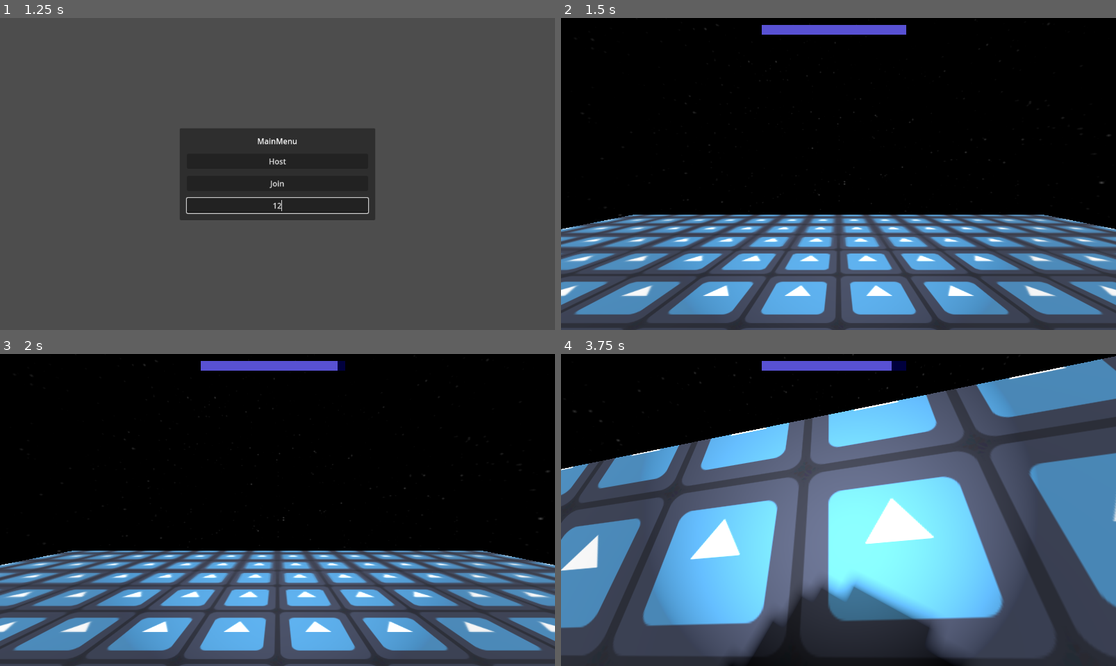
Above: before the commit, frames 1-4 (two rows, left to right).
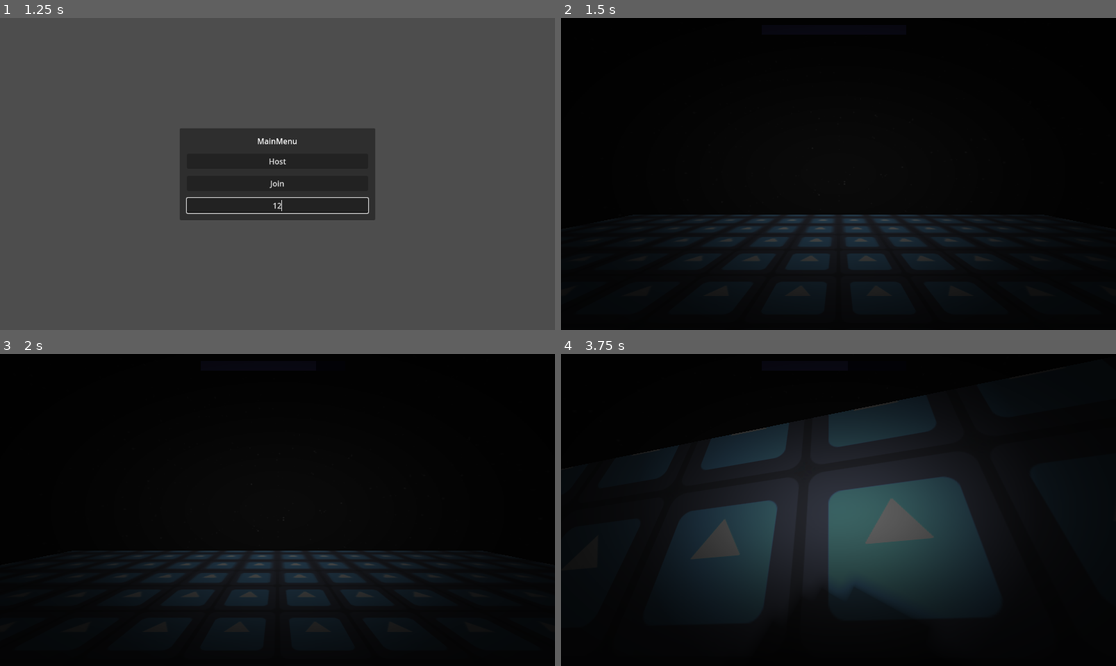
Above: after the commit, the same moments.

Repository: YuraStebel/CosmosGodotProject
Game: Godot game, scene res://scenes/wrld.tscn
Two runs of this game, one before a commit and one after it. Both use one fixed random seed, a clock stepped at 60 frames per second and the inputs below. The engine's default icon, where the game draws it, is replaced by a stand-in: a white triangle on a blue panel in a dark square.
Inputs (mouse positions are in pixels of both pictures, inside the frame that each line leads up to):
- Up to frame 1 (1.25 s): click (277, 205) at 0.52 s; type "12" at 0.6 s
- Up to frame 2 (1.5 s): click "Host" at 1.25 s
- Up to frame 3 (2 s): no input
- Up to frame 4 (3.75 s): tap Enter (ui_accept) at 2, 2.27, 3.02 s; move the mouse to (866, 510) at 2.02 s; hold W (forward) from 2.03 s (still down); tap D (righ) at 2.1, 2.85, 3.6 s; move the mouse to (810, 510) at 2.77 s; move the mouse to (849, 503) at 3.52 s

Frame 1 is identical in both runs. In frame 2, 37% of the frame differs, in the area x 0-100%, y 1-100%; in frame 3, 37%; in frame 4, 81%, in the area x 0-100%, y 0-100%.

Commit message:
added death sound

Diff:
--- a/scenes/player.tscn
+++ b/scenes/player.tscn
@@ -11,6 +11,7 @@
 [ext_resource type="Texture2D" uid="uid://dsub6k4ud1try" path="res://images/HUD/vignette_dark.png" id="7_fjrip"]
 [ext_resource type="AudioStream" uid="uid://bxgij2drmmoja" path="res://sounds/player/breathing.mp3" id="8_smehm"]
 [ext_resource type="AudioStream" uid="uid://qnda58hvffad" path="res://sounds/player/heartbeat.ogg" id="11_d2wvv"]
+[ext_resource type="AudioStream" uid="uid://qi6n6cgritvv" path="res://sounds/player/death.mp3" id="12_3v2ag"]
 
 [sub_resource type="CapsuleShape3D" id="CapsuleShape3D_h5h1p"]
 
@@ -243,7 +244,7 @@
 texture = ExtResource("7_fjrip")
 expand_mode = 2
 
-[node name="Sounds" type="Node" parent="."]
+[node name="Sounds" type="Node3D" parent="."]
 
 [node name="Breath" type="AudioStreamPlayer" parent="Sounds"]
 stream = ExtResource("8_smehm")
@@ -254,3 +255,8 @@
 stream = ExtResource("11_d2wvv")
 volume_db = -20.0
 parameters/looping = true
+
+[node name="Death" type="AudioStreamPlayer3D" parent="Sounds"]
+stream = ExtResource("12_3v2ag")
+attenuation_model = 3
+volume_db = -20.0
--- a/scripts/stats.gd
+++ b/scripts/stats.gd
@@ -1,14 +1,14 @@
 extends Node
 
 #КИСЛОРОД
-var max_oxygen: float = 20
+var max_oxygen: float = 5
 var current_oxygen: float
 var oxygen_decrease_rate: float = 1.0
 var oxygen_reloading_rate: float = 10.0
 var is_in_oxygen_zone = false
 
 #ЗДОРОВЬЕ
-var max_health: float = 100
+var max_health: float = 10
 var current_health: float
 var health_decrease_by_oxygen_rate: float = 5
 var is_alive = true
@@ -28,7 +28,10 @@
 
 #ЗВУКИ здоровье
 @onready var soundplayer_heartbeat = $"../Sounds/Heart"
+@onready var soundplayer_death = $"../Sounds/Death"
 var should_soundplayer_heart_play: bool = false
+var was_played_death_sound: bool = false
+
 
 func _ready() -> void:
 	if not is_multiplayer_authority():
@@ -114,7 +117,6 @@
 
 	if is_alive:
 		if should_soundplayer_heart_play and not soundplayer_heartbeat.playing:
-			print("a")
 			soundplayer_heartbeat.play()
 		elif not should_soundplayer_heart_play and soundplayer_heartbeat.playing:
 			soundplayer_breath.stop()
@@ -123,8 +125,17 @@
 		is_alive = false
 		soundplayer_heartbeat.stop()
 		soundplayer_breath.stop()
+		play_death_sound.rpc()
+
+
 
 	vignette.modulate = Color(1,1,1, 1 - current_health / 100)
 
 
 	health_bar.value = current_health
+
+@rpc("call_local")
+func play_death_sound():
+	if not soundplayer_death.playing and not was_played_death_sound:
+		soundplayer_death.play()
+		was_played_death_sound = true
Not shown: 1 places in scenes/player.tscn that only renumber resources
Not shown, added: sounds/player/death.mp3.import
Not shown, added: sounds/player/death.mp3
